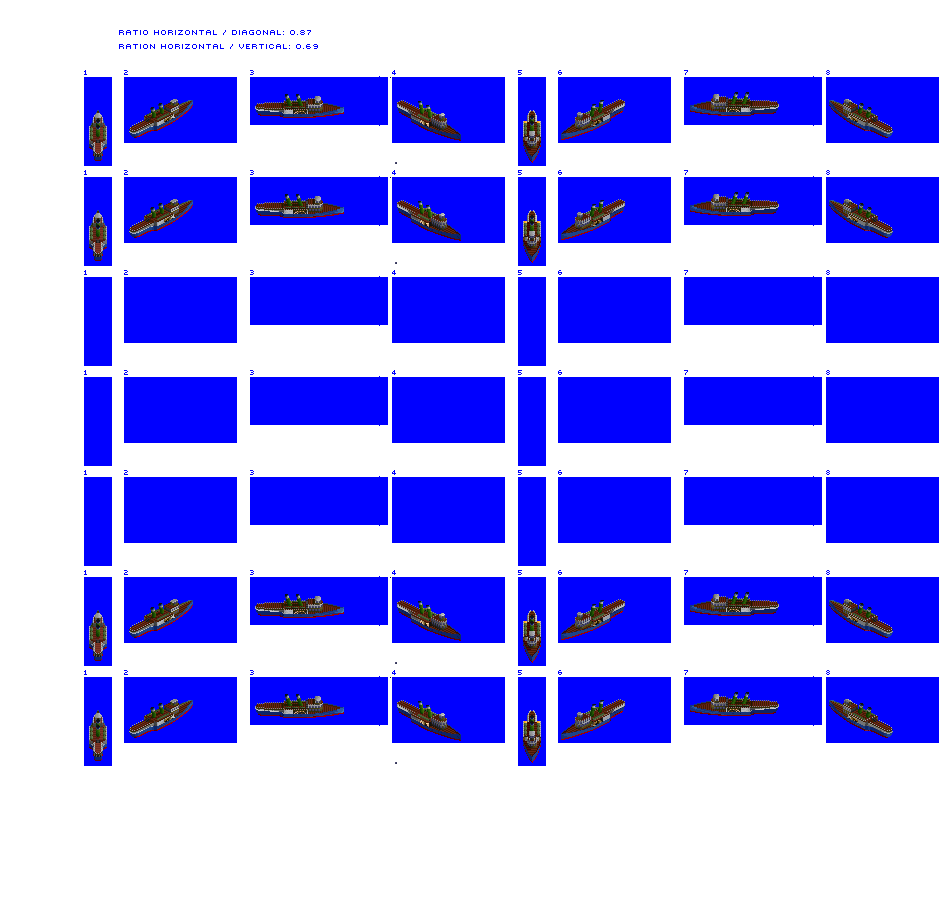
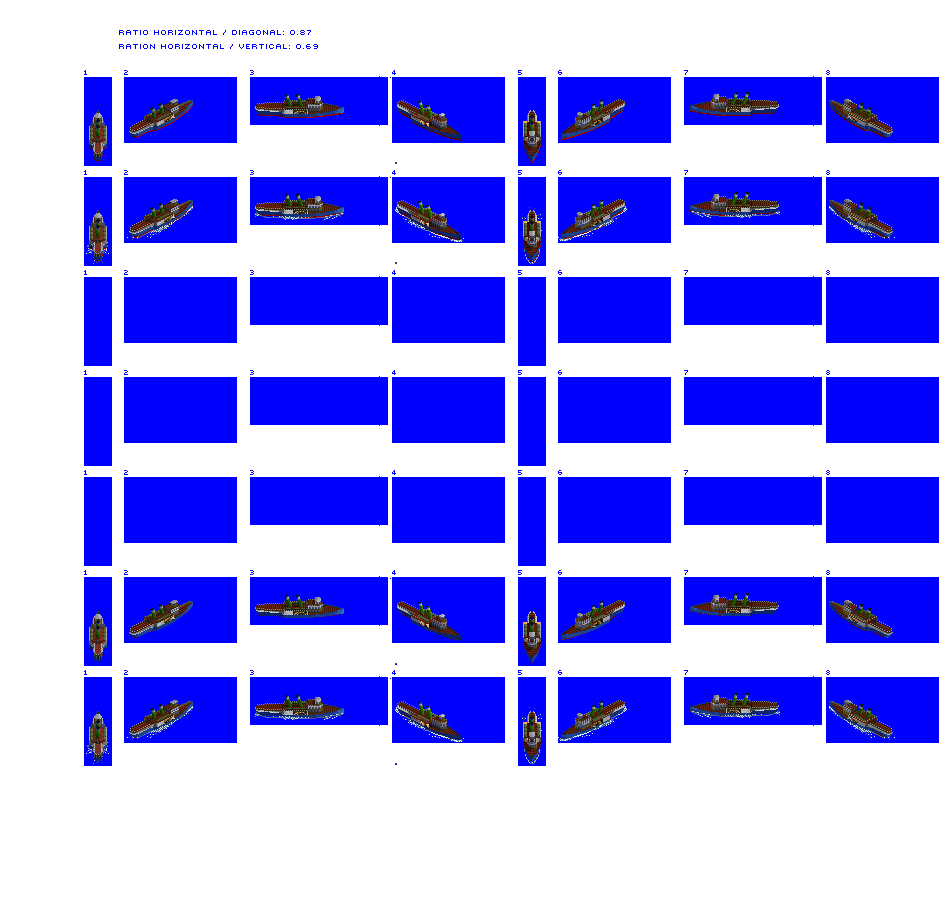
Layered file, before and after one edit (950 × 900). Changes by layer:
showed "prop / bow wash", painted on it over [86,206,895,764]
added layer "loaded state blue mask" above "Paddle Steamer" over [89,578,893,765]
painted on "Paddle Steamer" over [89,577,893,765]
